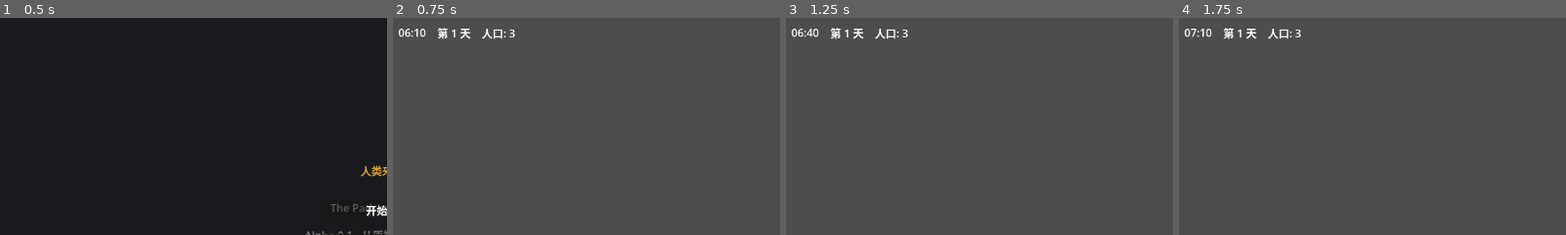
Above: before the commit, frames 1-4 (left to right).
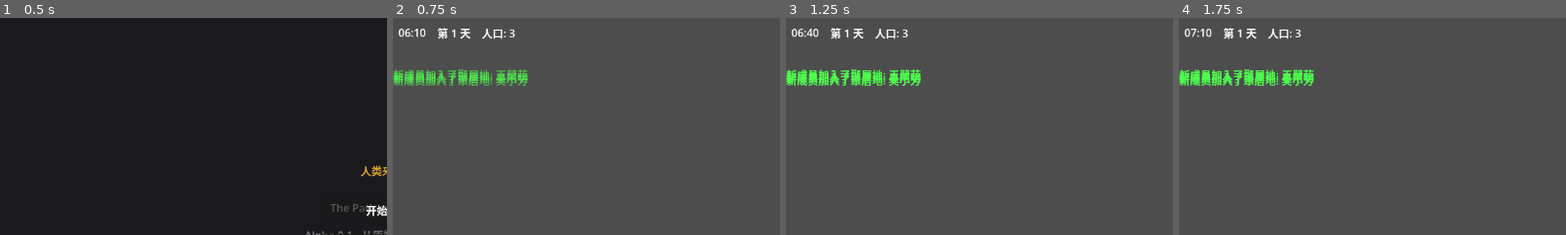
Above: after the commit, the same moments.

Repository: ZhanXuzhao/the-path-of-humanity
Game: Godot game, scene res://scenes/main_menu.tscn
Same seed, same stepped clock (60 frames per second), same inputs: the game is played once before the commit and once after it.
Inputs:
- Up to frame 1 (0.5 s): no input
- Up to frame 2 (0.75 s): click "开始游戏" at 0.5 s
- Up to frame 3 (1.25 s): no input
- Up to frame 4 (1.75 s): click "菜单" at 1.25 s
The pictures show only the part of the screen within x 0-50%, y 0-50%; the shares and areas given below are measured in that part.

Frame 1 is identical in both runs. In frame 2, 1.8% of the frame differs, in the area x 0-35%, y 23-32%; in frame 3, 1.9%; in frame 4, 1.9%.
Error before the commit: Attempt to call function 'instantiate' in base 'null instance' on a null instance. (res://scripts/ui/hud.gd:79)

Commit message:
fix: 场景文件格式错误 & 缺少节点引用
- game.tscn: 修复 MenuBtn 属性末尾多余括号
- notification.tscn: 修复节点标签括号错误
- notification.gd: 删除未使用的 AnimationPlayer 节点引用

Diff:
--- a/scenes/game.tscn
+++ b/scenes/game.tscn
@@ -102,7 +102,7 @@
 
 [node name="MenuBtn" type="Button" parent="UI/HUD/BottomBar"]
 custom_minimum_size = Vector2(70, 40)
-text = "菜单"]
+text = "菜单"
 
 [node name="BuildMenu" type="Panel" parent="UI"]
 visible = false
--- a/scenes/ui/notification.tscn
+++ b/scenes/ui/notification.tscn
@@ -10,7 +10,7 @@
 offset_bottom = 48.0
 script = ExtResource("1_lej84")
 
-[node name="Label" type="Label" parent=".")
+[node name="Label" type="Label" parent="."]
 anchors_preset = 15
 anchor_right = 1.0
 anchor_bottom = 1.0
--- a/scripts/ui/notification.gd
+++ b/scripts/ui/notification.gd
@@ -2,7 +2,6 @@
 extends Control
 
 @onready var label: Label = $Label
-@onready var animation: AnimationPlayer = $AnimationPlayer
 
 # NotificationType enum values: INFO=0, WARNING=1, ERROR=2, SUCCESS=3, RESEARCH=4, COMBAT=5
 var type_colors = {
